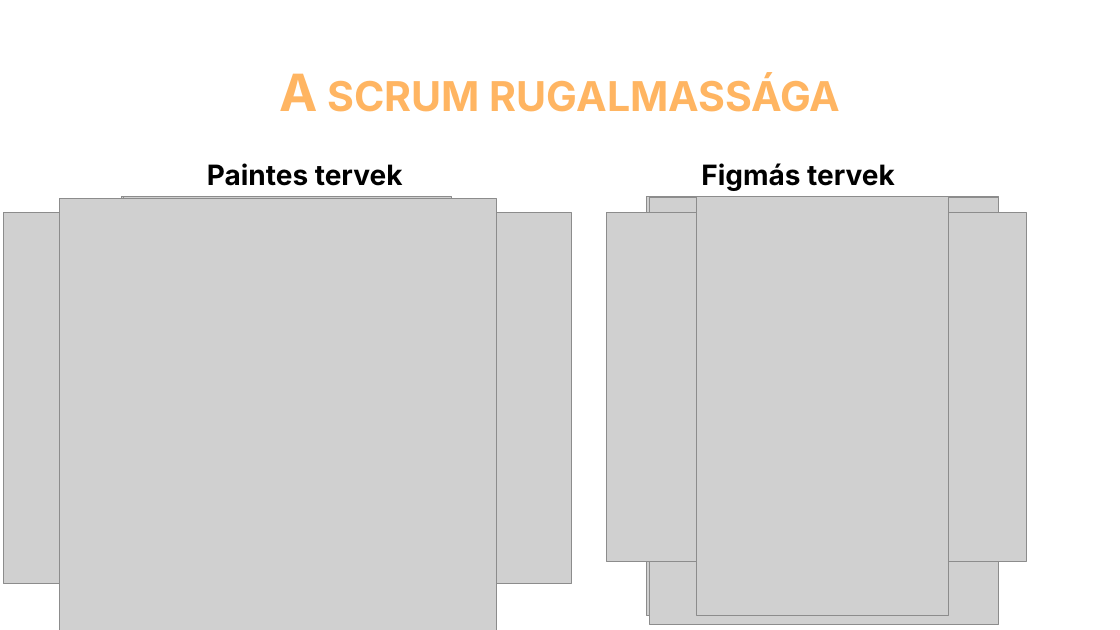
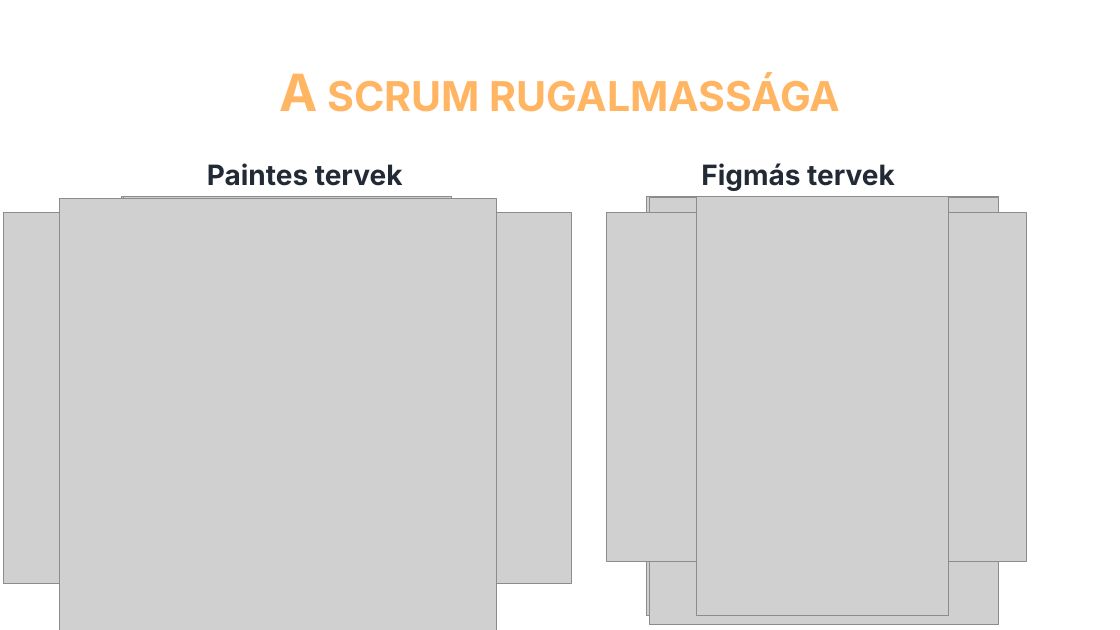
Before and after one commit to dzsofri/kulimuli.com, a slide deck: slide 9 of ikt projektfeladat.pptx (slide 7 before the commit). Drawn at 1120x630 pixels with LibreOffice and Linux fonts; fonts in the diff are those of the drawing; grey boxes stand for pictures. Boxes give left, top, right and bottom in pixels: in the first picture for what was removed or moved away, otherwise in the second. Text is boxed around its words. In the diff, an @@ line names an element or a change of style, - is before the commit and + after.

```diff
--- a/ikt projektfeladat.pptx
+++ b/ikt projektfeladat.pptx
@@ text "Paintes tervek" at (x1=207, y1=163, x2=403, y2=186): text colour #000000 to #222A35 @@
@@ text "Figmás tervek" at (x1=701, y1=163, x2=895, y2=191): text colour #000000 to #222A35 @@
```
Also in this commit, not shown: 11 other slides changed, 6 slides added.
